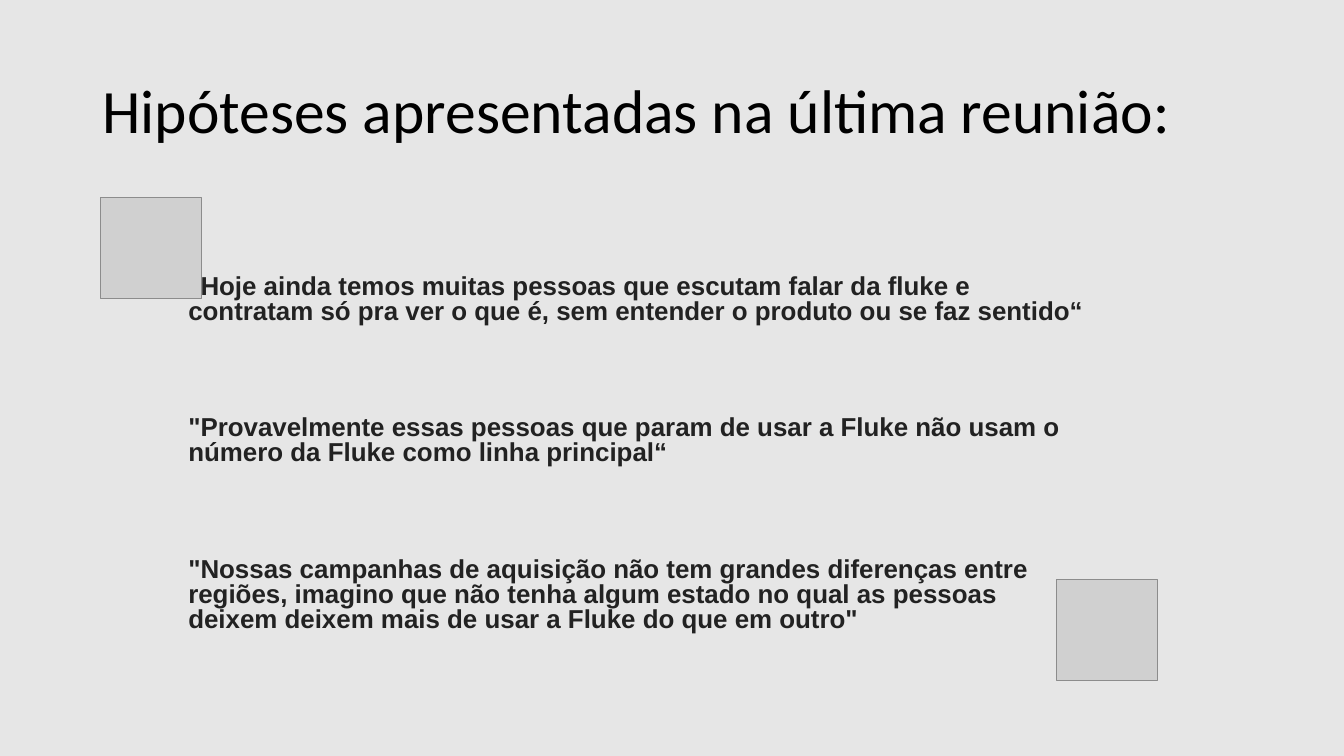
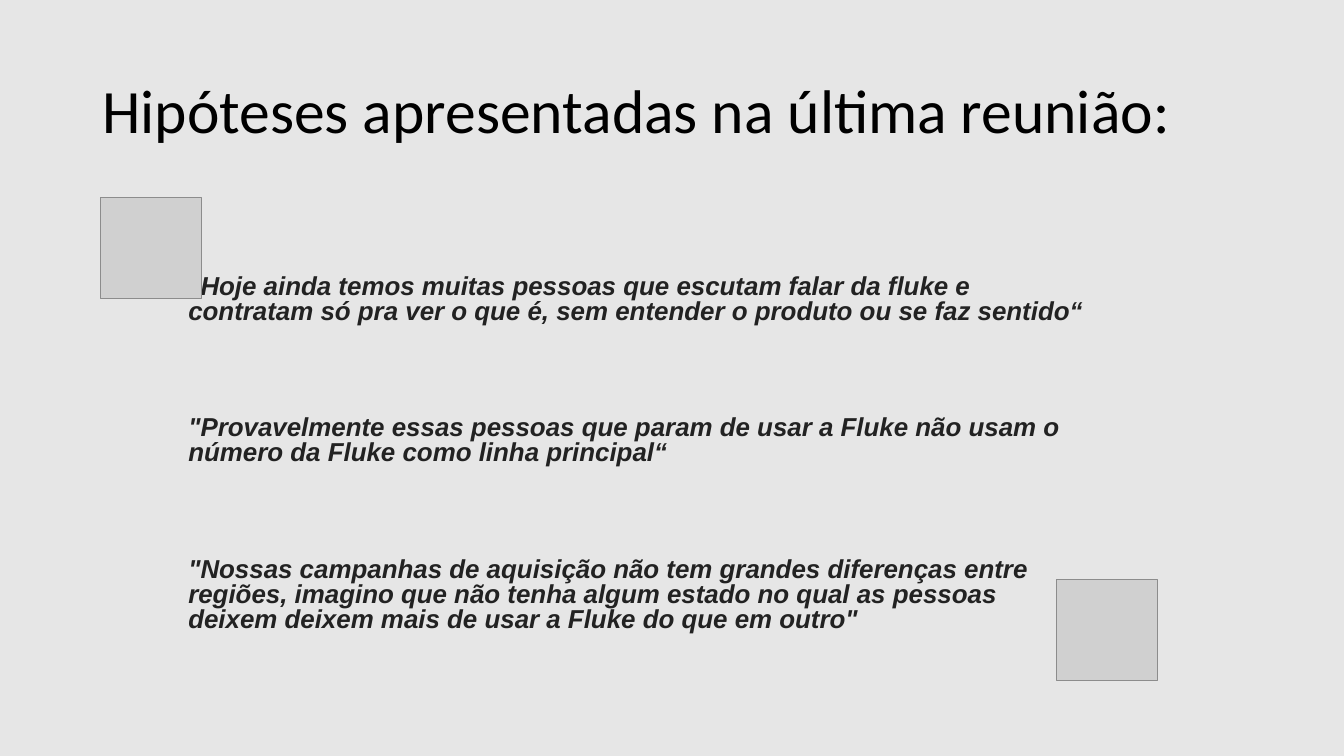
Before and after one commit to filipeaguiarrod/Fluke-Case, a slide deck: slide 4 of Churn_Case.pptx (slide 5 before the commit). Drawn at 1344x756 pixels with LibreOffice and Linux fonts; fonts in the diff are those of the drawing; grey boxes stand for pictures. Boxes give left, top, right and bottom in pixels: in the first picture for what was removed or moved away, otherwise in the second. Text is boxed around its words. In the diff, an @@ line names an element or a change of style, - is before the commit and + after.

```diff
--- a/Churn_Case.pptx
+++ b/Churn_Case.pptx
@@ text ""Hoje ainda temos muitas pessoas ..." at (x1=188, y1=274, x2=1083, y2=634): italic on @@
```
Also in this commit, not shown: 4 other slides changed, 2 slides added, 2 slides removed, 3 other files.
